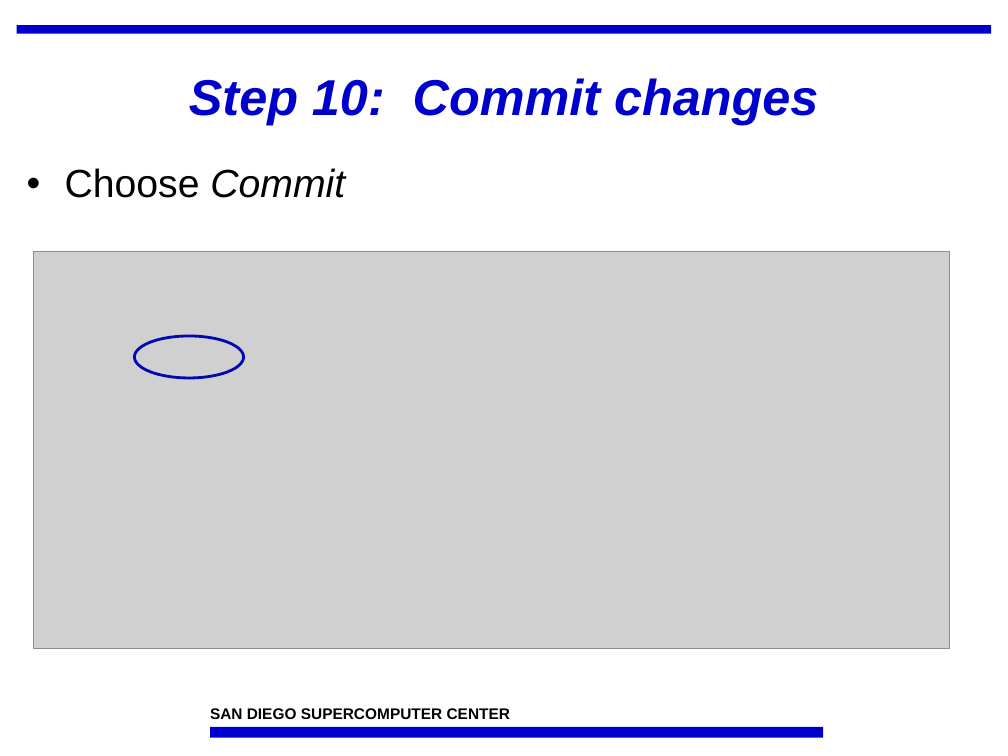
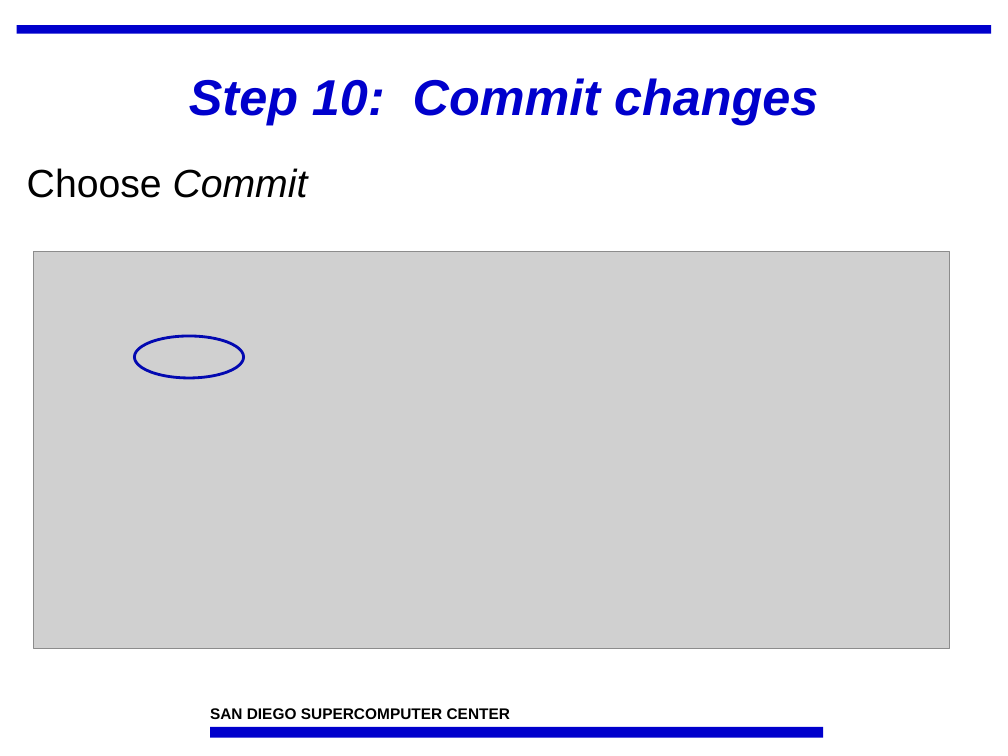
Before and after one commit to IncaProject/inca-xsede, a slide deck: slide 25 of talks/feb-06-workshop/deploy1.ppt (slide 24 before the commit). Drawn at 1008x756 pixels with LibreOffice and Linux fonts; fonts in the diff are those of the drawing; grey boxes stand for pictures; background and template pictures are left out. Boxes give left, top, right and bottom in pixels: in the first picture for what was removed or moved away, otherwise in the second. Text is boxed around its words. In the diff, an @@ line names an element or a change of style, - is before the commit and + after.

```diff
--- a/talks/feb-06-workshop/deploy1.ppt
+++ b/talks/feb-06-workshop/deploy1.ppt
@@ text "Choose Commit" at (27,168,308,198): bullet • to none @@
```
Also in this commit, not shown: 19 other slides changed, 1 slide added.
